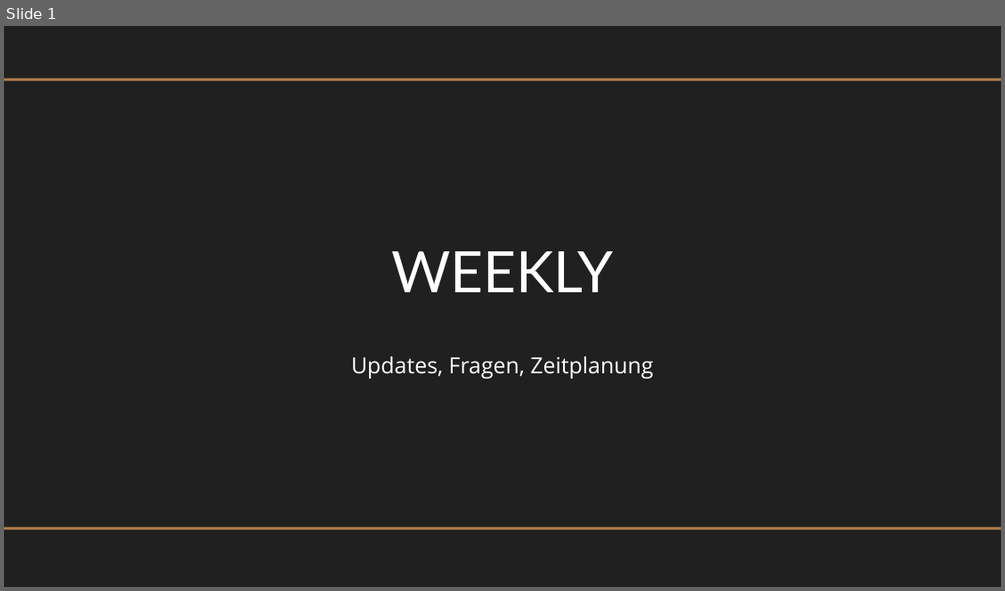
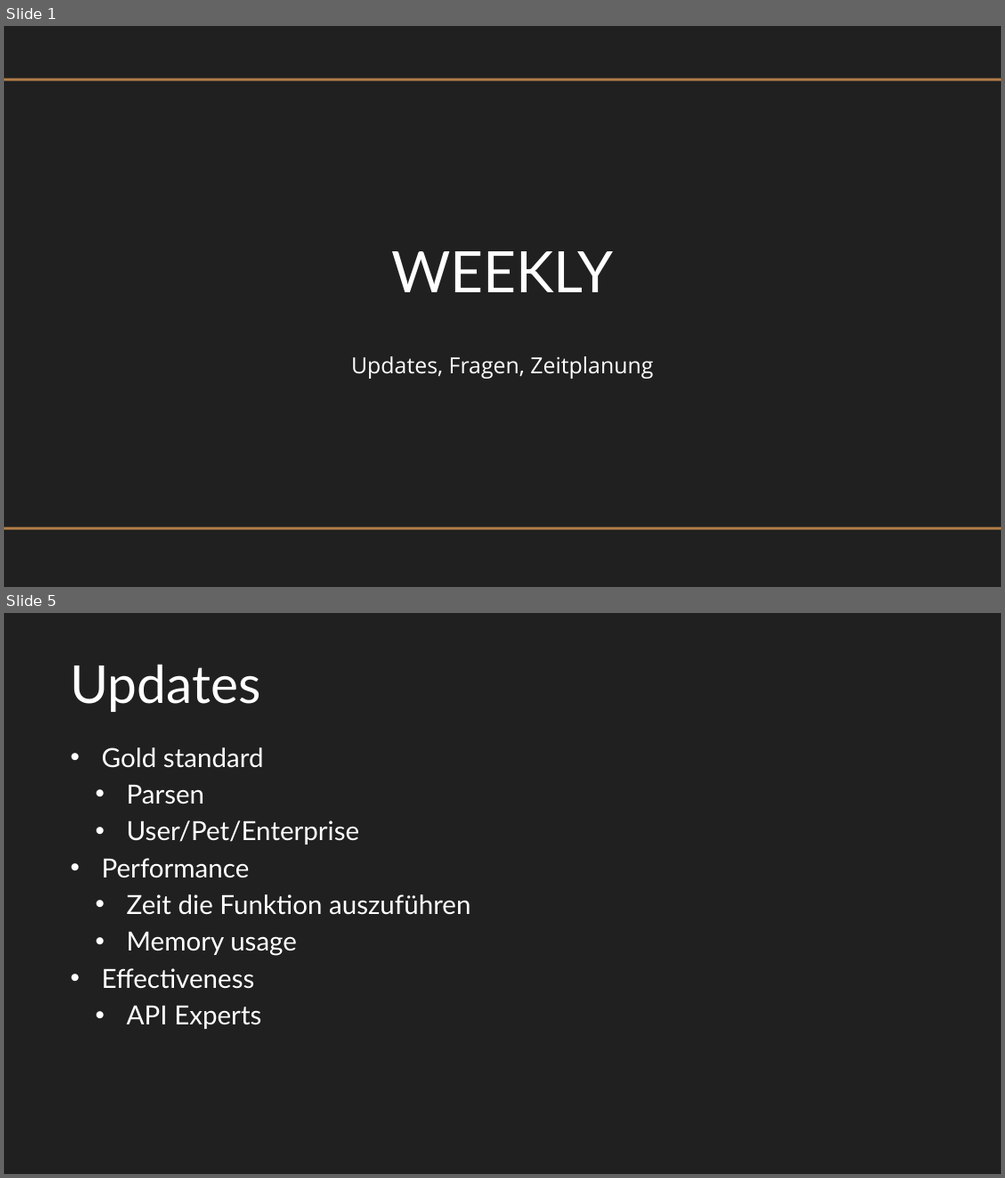
Before and after one commit to restful-ma/rest-ruler, a slide deck: docs/Weekly/08-17-22-Weekly.pptx. Shown one above the other, each under a label of ours: slide 1 before the commit, slides 1 and 5 after it; the slides between them are not shown. The pictures are 1005x591 and 1005x1178 pixels, drawn with LibreOffice and Linux fonts; fonts in the diff are those of the drawing. Boxes give left, top, right and bottom in pixels: in the first picture for what was removed or moved away, otherwise in the second. Text is boxed around its words. In the diff, an @@ line names an element or a change of style, - is before the commit and + after.

Commit message:
update: Gold Standard; diagramm

```diff
--- a/docs/Weekly/08-17-22-Weekly.pptx
+++ b/docs/Weekly/08-17-22-Weekly.pptx
@@ slide 5 added at box(4, 613, 1001, 1174), background #202020 @@
@@ text added at box(71, 664, 261, 712), 75.5 pt, text #FFFFFF @@
+Updates
@@ text added at box(102, 747, 470, 1029), 38 pt, text #FFFFFF @@
+• Gold standard
+  • Parsen
+  • User/Pet/Enterprise
+• Performance
+  • Zeit die Funktion auszuführen
+  • Memory usage
+• Effectiveness
+  • API Experts
```
Also in this commit, not shown: 3 other slides added, 4 slides removed, 3 other files.
